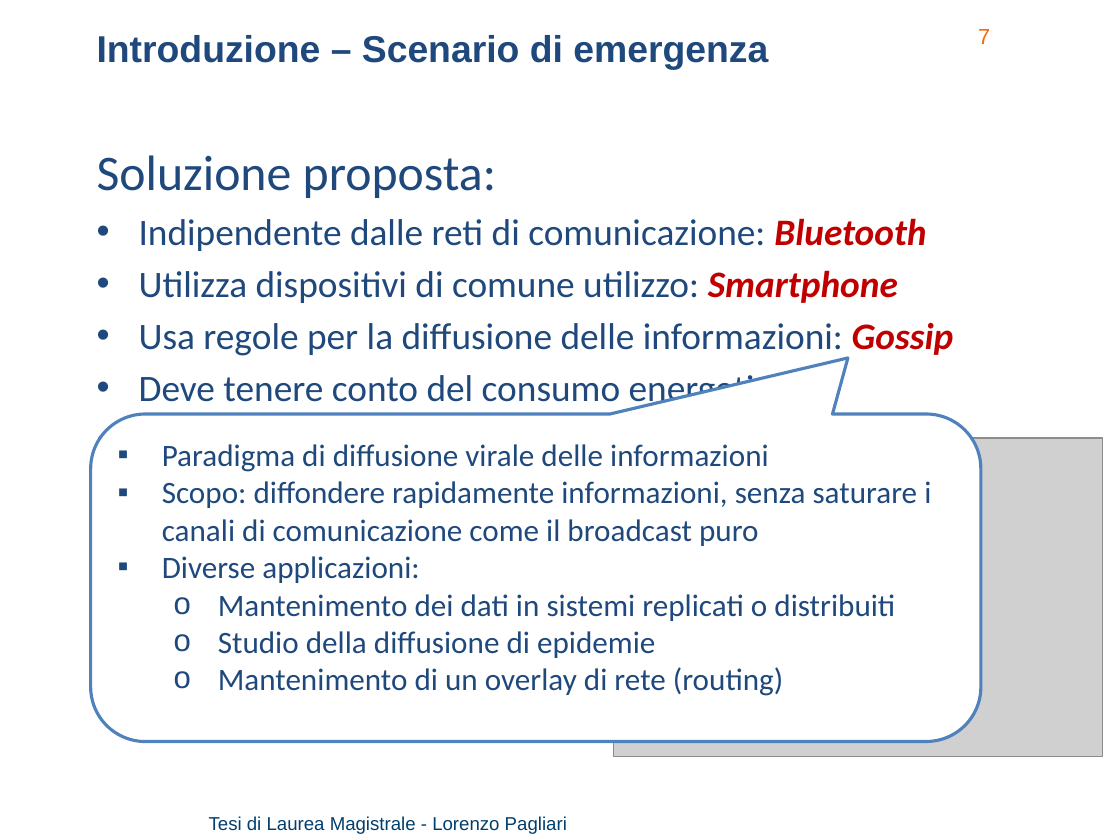
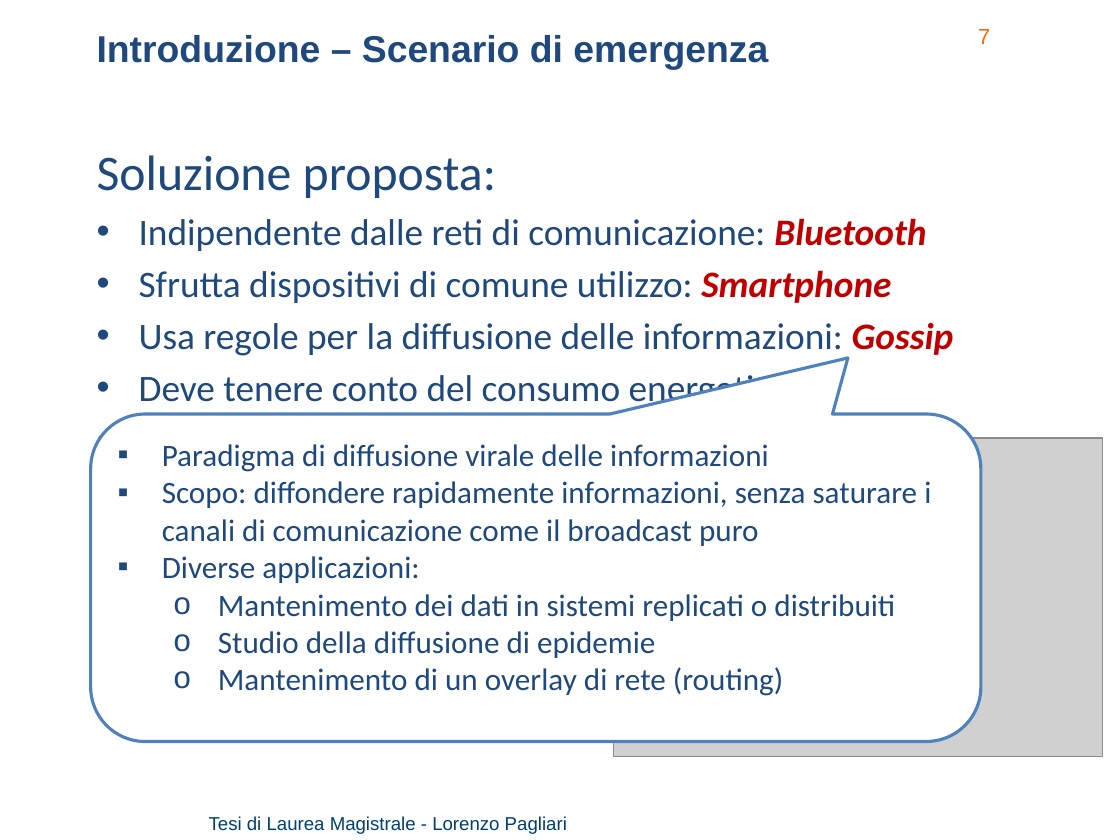
Before and after one commit to lorenzo-pagliari/Tesi, a slide deck: slide 7 of presentazione/Pagliari Lorenzo - presentazione_v3.4.pptx. Drawn at 1120x840 pixels with LibreOffice and Linux fonts; fonts in the diff are those of the drawing; grey boxes stand for pictures; background and template pictures are left out. Boxes give left, top, right and bottom in pixels: in the first picture for what was removed or moved away, otherwise in the second. Text is boxed around its words. In the diff, an @@ line names an element or a change of style, - is before the commit and + after.

```diff
--- a/presentazione/Pagliari Lorenzo - presentazione_v3.4.pptx
+++ b/presentazione/Pagliari Lorenzo - presentazione_v3.4.pptx
@@ text at [139,270,891,303]: text changed @@
-• Utilizza dispositivi di comune utilizzo: Smartphone
+• Sfrutta dispositivi di comune utilizzo: Smartphone
```
Also in this commit, not shown: 2 other slides changed, 2 slides added, 3 other files.
